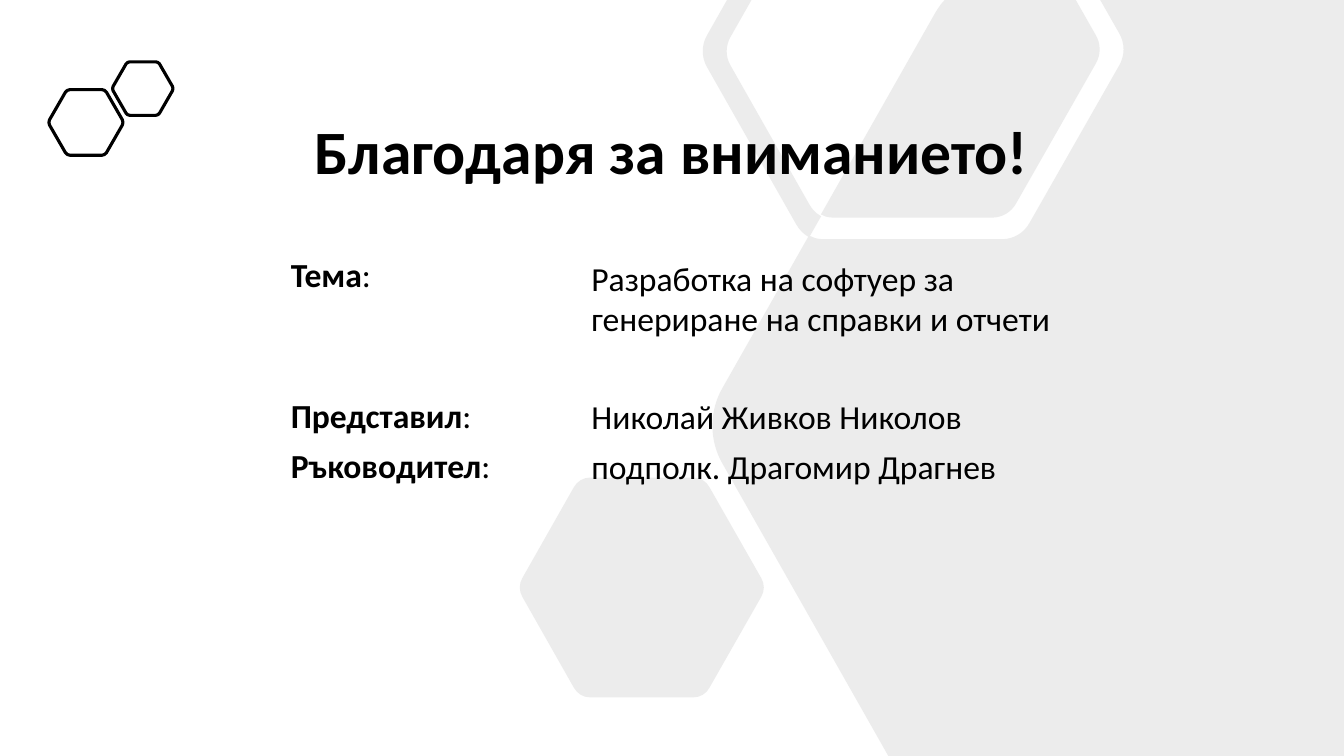
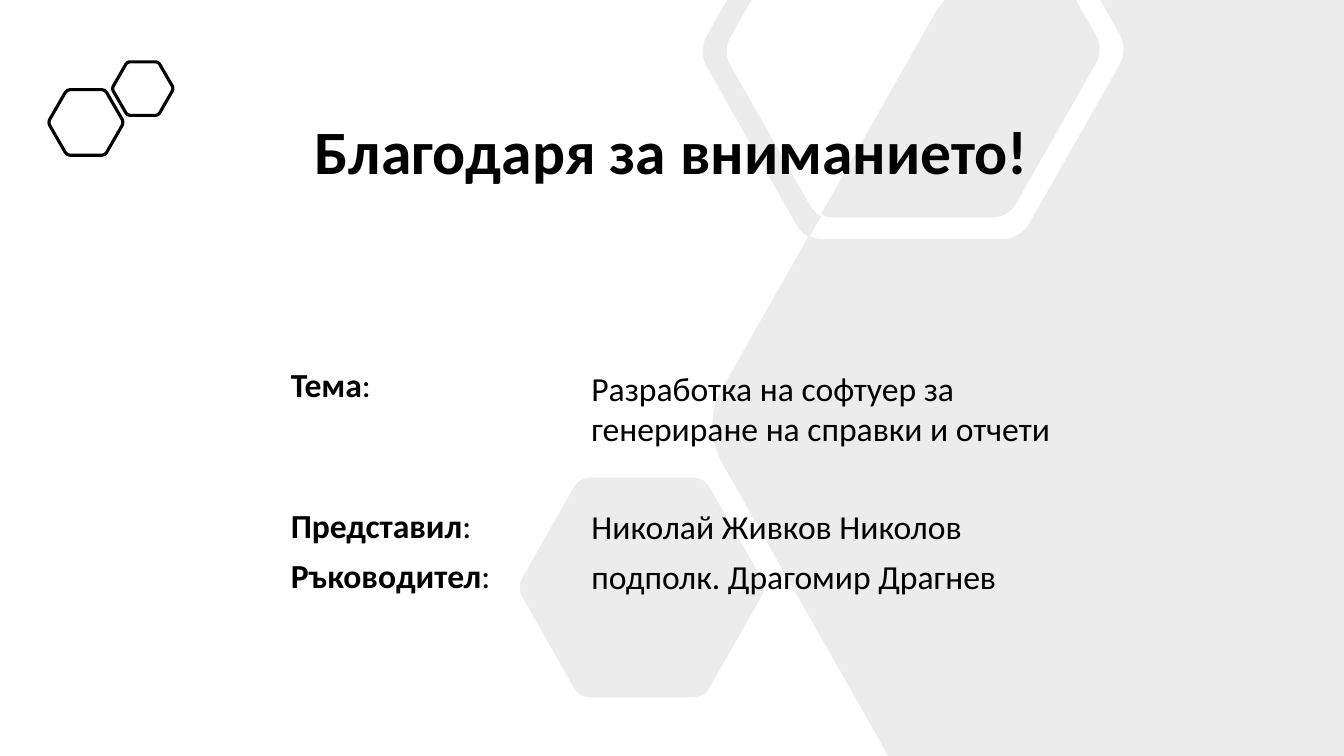
Before and after one commit to nikolaizhnikolov/NVNA-Schedule-Exporter, a slide deck: slide 17 of docs/Дипломна_Работа_62620113.pptx (slide 11 before the commit). Drawn at 1344x756 pixels with LibreOffice and Linux fonts; fonts in the diff are those of the drawing. Boxes give left, top, right and bottom in pixels: in the first picture for what was removed or moved away, otherwise in the second. Text is boxed around its words. In the diff, an @@ line names an element or a change of style, - is before the commit and + after.

```diff
--- a/docs/Дипломна_Работа_62620113.pptx
+++ b/docs/Дипломна_Работа_62620113.pptx
@@ 4 texts: place and size @@
-4 texts at [291,265,1050,485]
+4 texts at [291,375,1050,595]
```
Also in this commit, not shown: 8 slides added, 2 slides removed, 1 other file.
